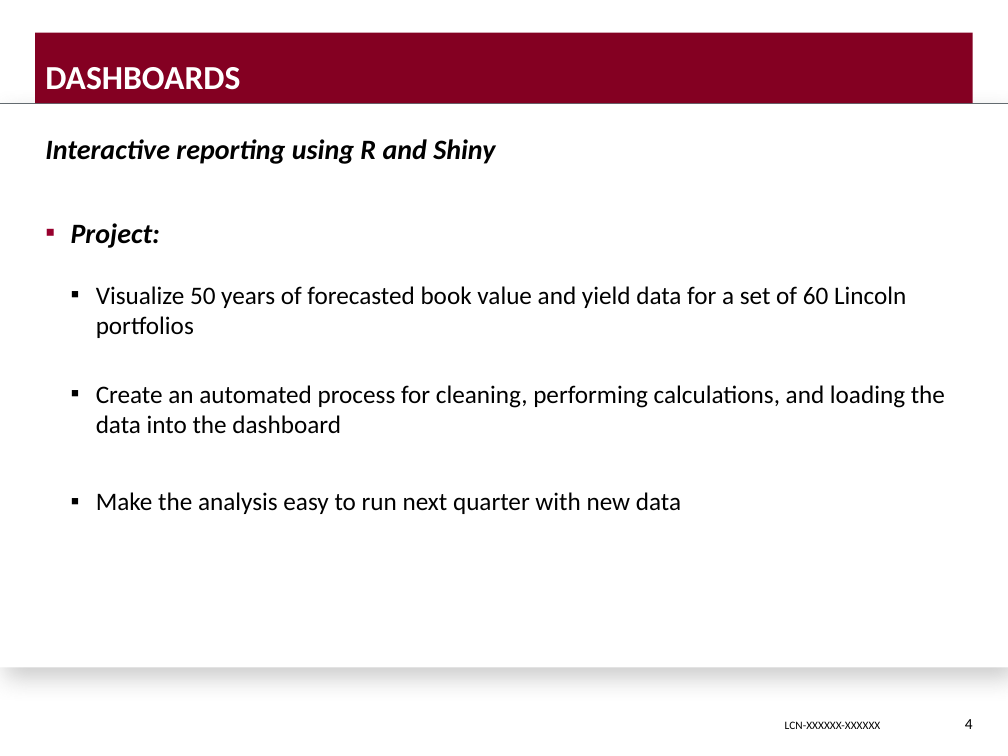
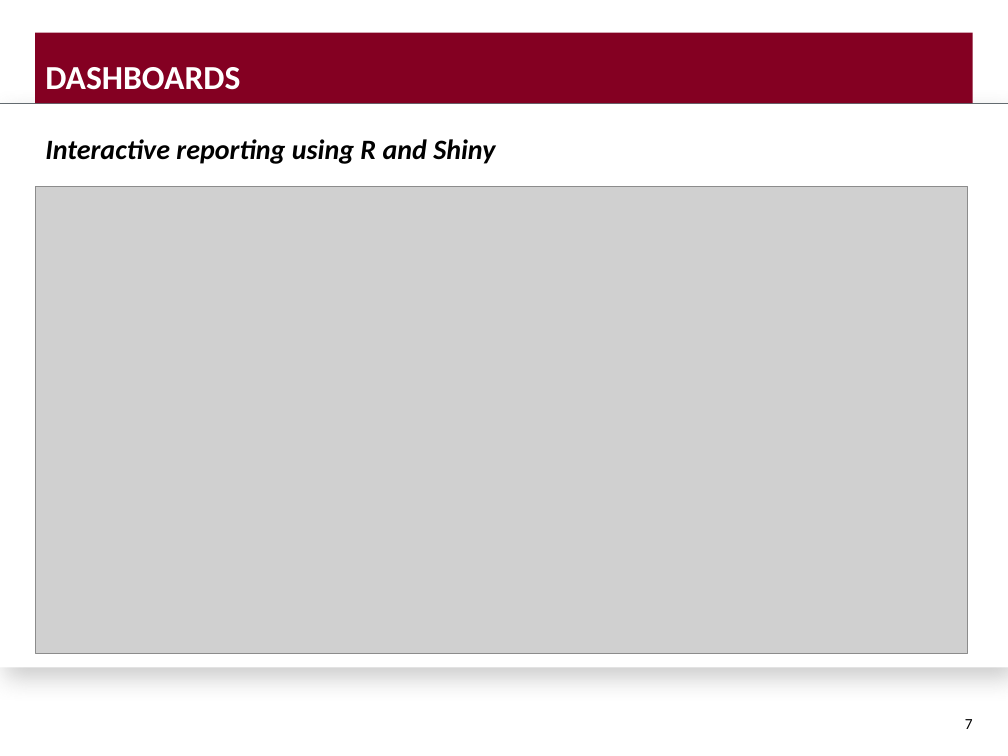
Before and after one commit to DavisVaughan/slides, a slide deck: slide 7 of final-presentation/final-presentation-davis-vaughan.pptx (slide 4 before the commit). Drawn at 1008x756 pixels with LibreOffice and Linux fonts; fonts in the diff are those of the drawing; grey boxes stand for pictures; background and template pictures are left out. Boxes give left, top, right and bottom in pixels: in the first picture for what was removed or moved away, otherwise in the second. Text is boxed around its words. In the diff, an @@ line names an element or a change of style, - is before the commit and + after.

```diff
--- a/final-presentation/final-presentation-davis-vaughan.pptx
+++ b/final-presentation/final-presentation-davis-vaughan.pptx
@@ picture added at (35, 186, 968, 654) @@
@@ text at (71, 223, 945, 514): paragraphs removed @@
-▪ Project:
-  ▪ Visualize 50 years of forecasted book value and yield data for a set of 60 Lincoln portfolios
-  ▪ Create an automated process for cleaning, performing calculations, and loading the data into the dashboard
-  ▪ Make the analysis easy to run next quarter with new data
@@ page number at (965, 719, 973, 729): text changed @@
-4
+7
@@ text removed at (785, 721, 881, 729) @@
-LCN-XXXXXX-XXXXXX
```
Also in this commit, not shown: 19 other slides changed, 1 slide added, 2 slides removed, 5 other files.
